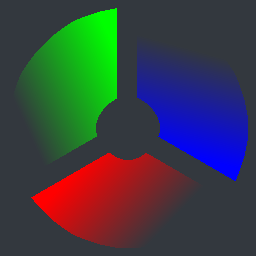
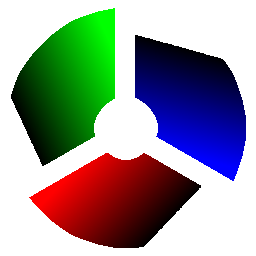
Layered file, before and after one edit (256×256). Changes by layer:
added layer "Combined, Black + Trans" above "Combined, grey" over [11, 8, 246, 248]
renamed "Combined" to "Combined, grey", hid it over [0, 0, 256, 256]
